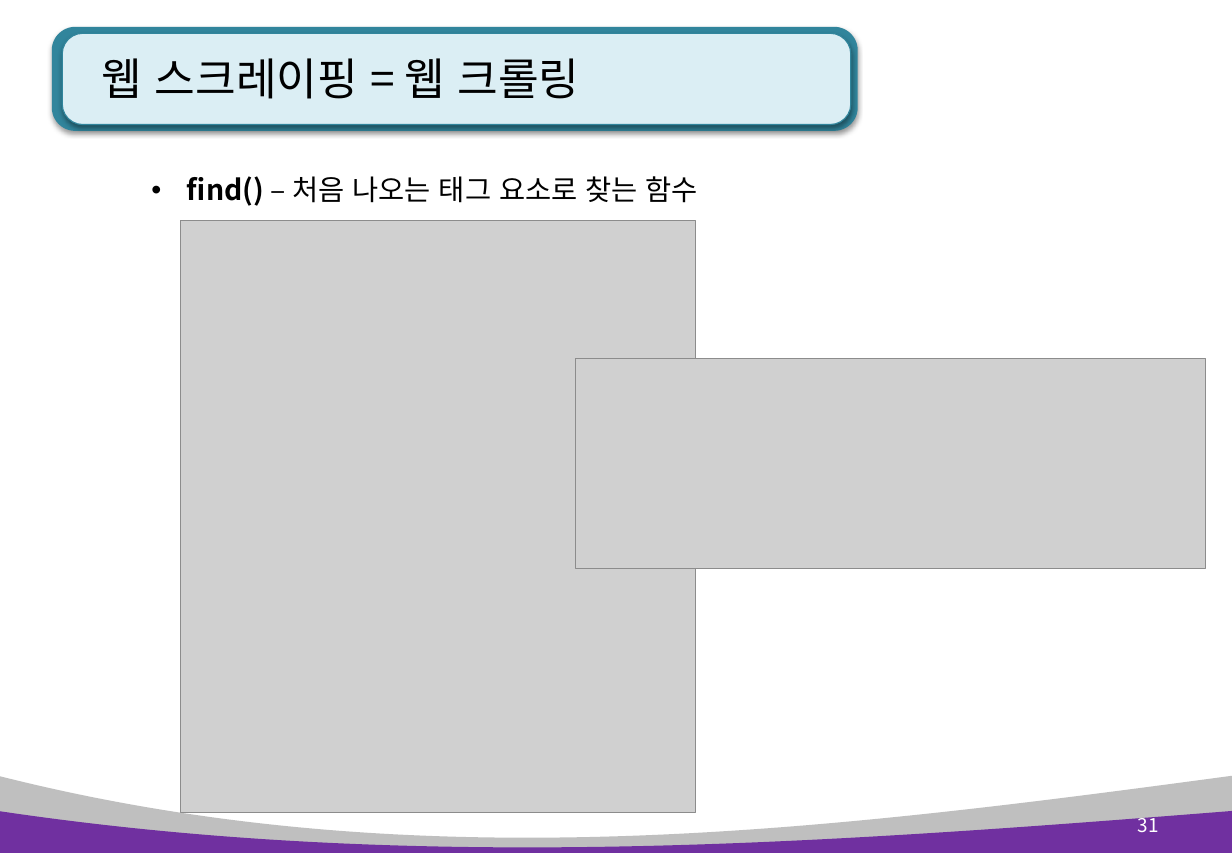
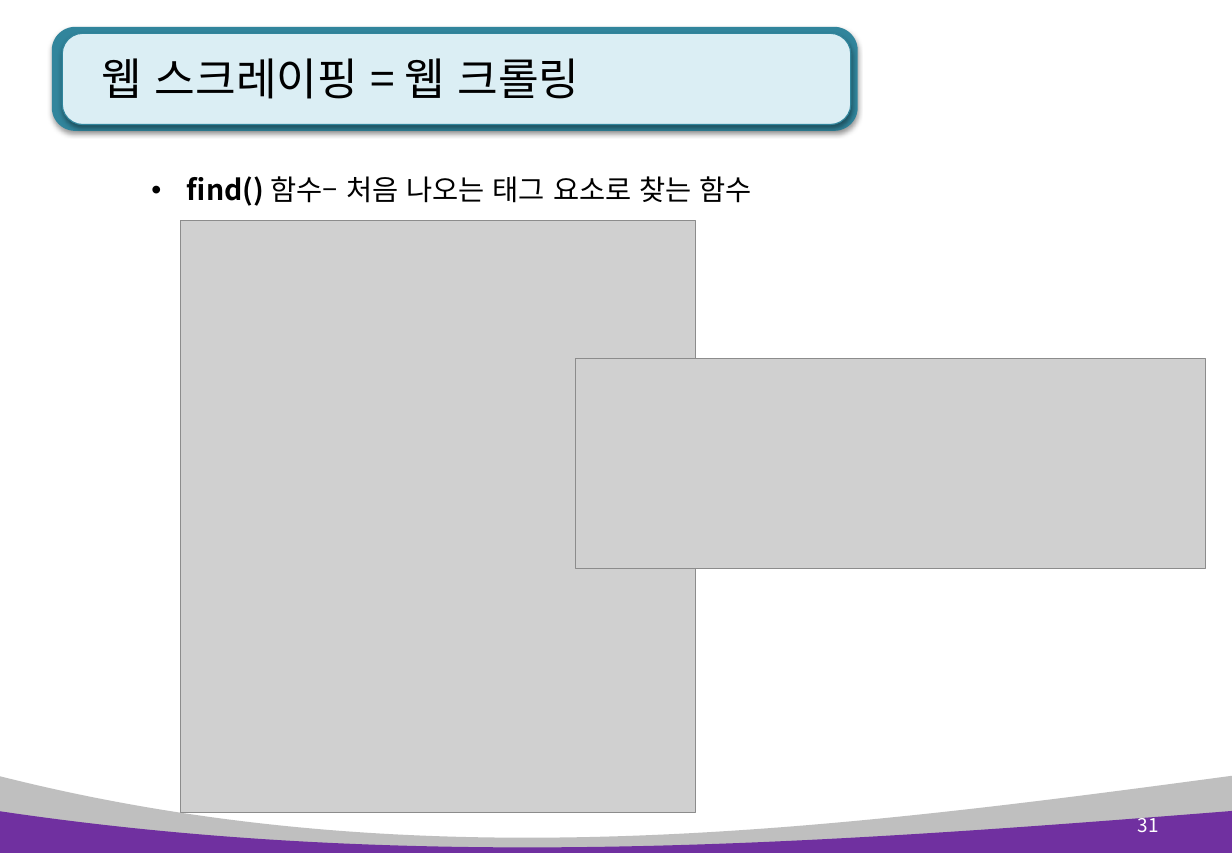
Before and after one commit to pshho/ngreen_project, a slide deck: slide 31 of pyWorks/자료/python_ppt/Python 12장. 정규표현식과 웹 스크래핑.pptx. Drawn at 1232x853 pixels with LibreOffice and Linux fonts; fonts in the diff are those of the drawing; grey boxes stand for pictures. Boxes give left, top, right and bottom in pixels: in the first picture for what was removed or moved away, otherwise in the second. Text is boxed around its words. In the diff, an @@ line names an element or a change of style, - is before the commit and + after.

```diff
--- a/pyWorks/자료/python_ppt/Python 12장. 정규표현식과 웹 스크래핑.pptx
+++ b/pyWorks/자료/python_ppt/Python 12장. 정규표현식과 웹 스크래핑.pptx
@@ text at <box>187,176,752,206</box>: text changed @@
-• find() – 처음 나오는 태그 요소로 찾는 함수
+• find() 함수– 처음 나오는 태그 요소로 찾는 함수
```
Also in this commit, not shown: 14 other slides changed, 1 slide added, 32 other files.
